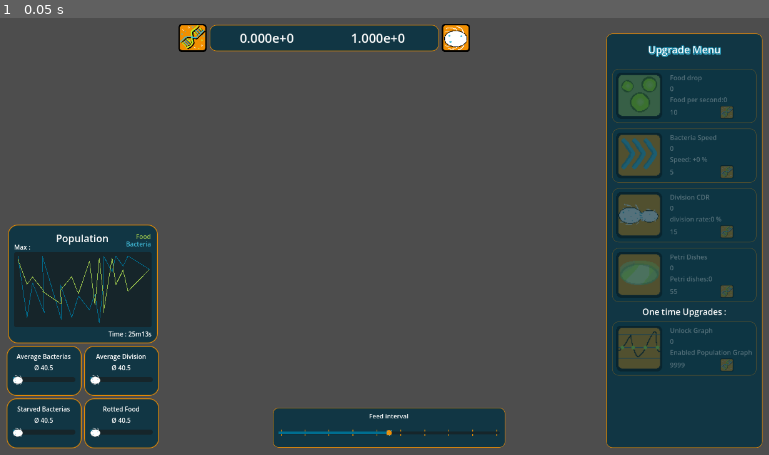
Above: before the commit, frame 1.
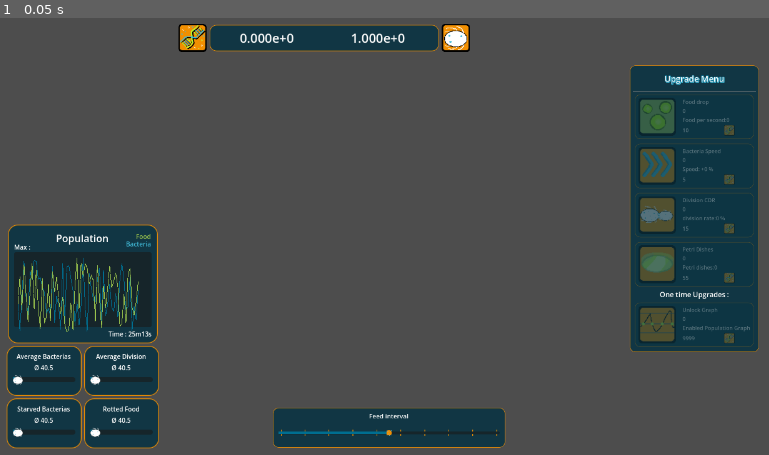
Above: after the commit, the same moment.

Repository: MisterIXI/chili-code-jam-4
Game: Godot game, scene res://entities/game/intro_scene.tscn
The game is run twice, just before and just after one commit, with the same random seed, the same clock (stepped at 60 frames per second) and the same inputs. The engine's default icon, where the game draws it, is replaced by a stand-in: a white triangle on a blue panel in a dark square.
Inputs:
- Up to frame 1 (0.05 s): no input

The runs differ from the first frame. In frame 1, 13% of the frame differs, in the area x 2-100%, y 3-99%.

Commit message:
added_advanced_graph_need_connection

Diff:
--- a/entities/ui/bacteria_name.gd
+++ b/entities/ui/bacteria_name.gd
@@ -1,4 +1,4 @@
-extends TextEdit
+extends LineEdit
 
 func _init() -> void:
 	PersistentManager.game_data_loaded.connect(_on_set_bacteria_name)
--- a/entities/ui/game_ui.tscn
+++ b/entities/ui/game_ui.tscn
@@ -15,6 +15,8 @@
 [ext_resource type="Script" uid="uid://dn5r5d60h7b35" path="res://entities/ui/bacteria_value.gd" id="9_qsif6"]
 [ext_resource type="Texture2D" uid="uid://dmad4olaj7da1" path="res://textures/asesprites/bacteria_01_small.png" id="10_0yrf3"]
 [ext_resource type="Texture2D" uid="uid://qkcjp17hx1vl" path="res://textures/ui/upgrade_bacteria.png" id="10_8ai8l"]
+[ext_resource type="Script" uid="uid://cqxrsppf7tlj4" path="res://entities/ui/line_2d_bactera.gd" id="12_4cmml"]
+[ext_resource type="Script" uid="uid://dd1w5g1xw2es8" path="res://entities/ui/line_2d_food.gd" id="13_n3qi7"]
 
 [sub_resource type="ShaderMaterial" id="ShaderMaterial_pp468"]
 shader = ExtResource("4_t6hpy")
@@ -612,16 +614,18 @@
 [node name="Line2D_bactera" type="Line2D" parent="HUD/Stats_Margin/Stat_Panel/VBoxContainer/Basic_Graph/VBoxContainer/Panel" unique_id=1265016761]
 position = Vector2(5.9790564, 6.0283036)
 scale = Vector2(0.97905767, 1.0283022)
-points = PackedVector2Array(0, 0, 15, 96, 24, 42, 43, 88, 40, 0, 71, 99, 70, 45, 88, 96, 99, 62, 117, 84, 126, 59, 133, 104, 139, 51, 140, 25, 140, 0, 154, 25, 160, 0, 172, 16, 180, 0, 215, 21)
 width = 1.0
 default_color = Color(0, 0.43137255, 0.5647059, 1)
+script = ExtResource("12_4cmml")
+dense = 60
 
 [node name="Line2D_food" type="Line2D" parent="HUD/Stats_Margin/Stat_Panel/VBoxContainer/Basic_Graph/VBoxContainer/Panel" unique_id=1248069116]
 position = Vector2(5.9790564, 6.0283036)
 scale = Vector2(0.97905767, 1.0283022)
-points = PackedVector2Array(0, 5, 15, 44, 24, 33, 43, 55, 40, 55, 71, 75, 70, 53, 88, 32, 99, 59, 117, 8, 126, 77, 133, 4, 139, 55, 140, 77, 140, 88, 154, 3, 160, 45, 172, 22, 180, 55, 215, 21)
 width = 1.0
 default_color = Color(0.6, 0.7607843, 0.3019608, 1)
+script = ExtResource("13_n3qi7")
+dense = 60
 
 [node name="max_Label" type="Label" parent="HUD/Stats_Margin/Stat_Panel/VBoxContainer/Basic_Graph/VBoxContainer/Panel" unique_id=1652978863]
 layout_mode = 0
@@ -774,17 +778,18 @@
 
 [node name="Button_Margin" type="MarginContainer" parent="HUD" unique_id=2010309721]
 layout_mode = 1
-anchors_preset = 11
+anchors_preset = 6
 anchor_left = 1.0
+anchor_top = 0.5
 anchor_right = 1.0
-anchor_bottom = 1.0
-offset_left = -266.81
-offset_top = 14.865
-offset_right = 123.190186
-offset_bottom = 364.865
+anchor_bottom = 0.5
+offset_left = -225.98999
+offset_top = -291.46
+offset_right = 164.01038
+offset_bottom = 615.54
 grow_horizontal = 0
 grow_vertical = 2
-scale = Vector2(0.65, 0.65)
+scale = Vector2(0.535, 0.535)
 theme_override_constants/margin_left = 25
 theme_override_constants/margin_top = 25
 theme_override_constants/margin_right = 25
--- /dev/null
+++ b/entities/ui/line_2d_bactera.gd
@@ -0,0 +1,23 @@
+extends Line2D
+
+var max_width : float = 0.0
+var max_height : float = 0.0
+
+@export var dense : float = 60.0
+
+# Called when the node enters the scene tree for the first time.
+func _ready() -> void:
+	max_width = get_parent().size.x
+	max_height = get_parent().size.y
+	_initialize_points()
+	#connect at spawn_manager tick bacteria
+func _initialize_points() ->void:
+	var _temp_array : Array[Vector2]
+	for x in range(dense):
+		var _new_vector : Vector2 = Vector2(x * max_width/dense, randf_range(0.0,max_height))
+		_temp_array.append(_new_vector)
+	points = _temp_array
+
+func _on_tick_bacteria(_value : float) ->void:
+	points.remove_at(0)
+	points.push_back(Vector2(dense * int(max_width/dense),int(max_height /_value)))
--- /dev/null
+++ b/entities/ui/line_2d_food.gd
@@ -0,0 +1,23 @@
+extends Line2D
+
+var max_width : float = 0.0
+var max_height : float = 0.0
+
+@export var dense : float = 60.0
+
+# Called when the node enters the scene tree for the first time.
+func _ready() -> void:
+	max_width = get_parent().size.x
+	max_height = get_parent().size.y
+	_initialize_points()
+	#connect at spawn_manager tick bacteria
+func _initialize_points() ->void:
+	var _temp_array : Array[Vector2]
+	for x in range(dense):
+		var _new_vector : Vector2 = Vector2(x * max_width/dense, randf_range(0.0,max_height))
+		_temp_array.append(_new_vector)
+	points = _temp_array
+
+func _on_tick_food(_value : float) ->void:
+	points.remove_at(0)
+	points.push_back(Vector2(215.0,_value))
Not shown, added: entities/ui/line_2d_bactera.gd.uid
Not shown, added: entities/ui/line_2d_food.gd.uid
